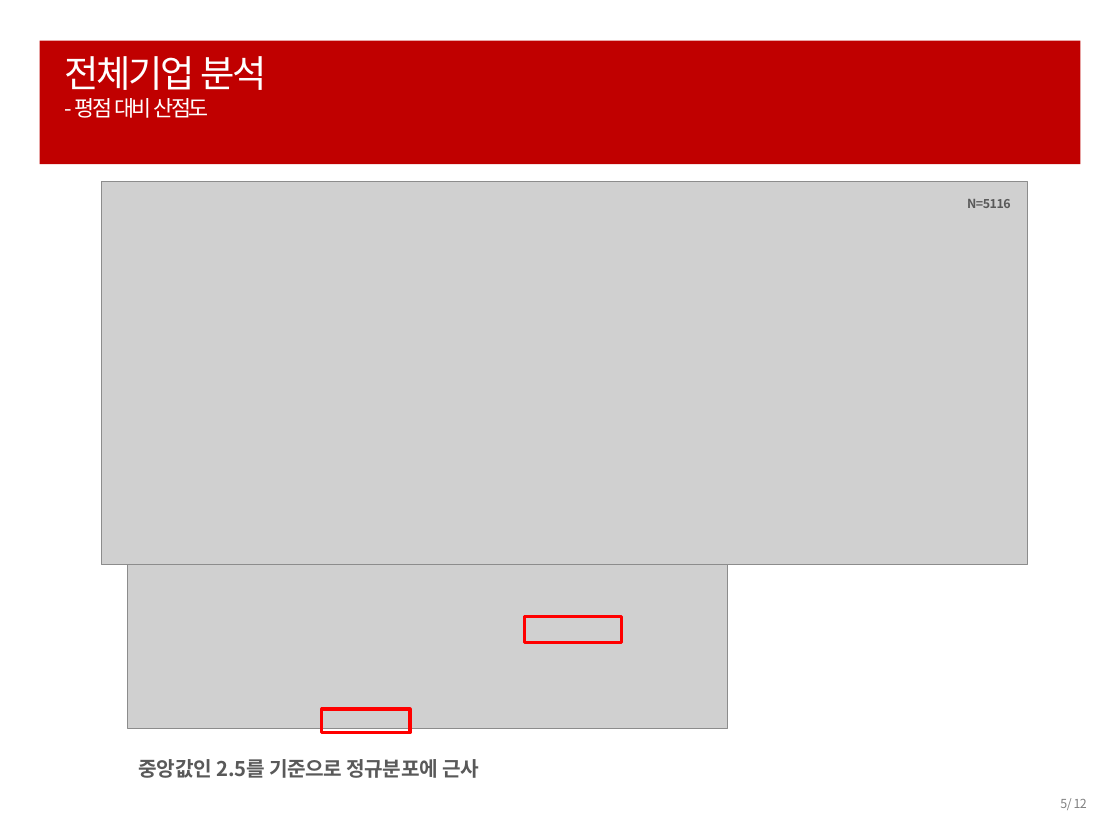
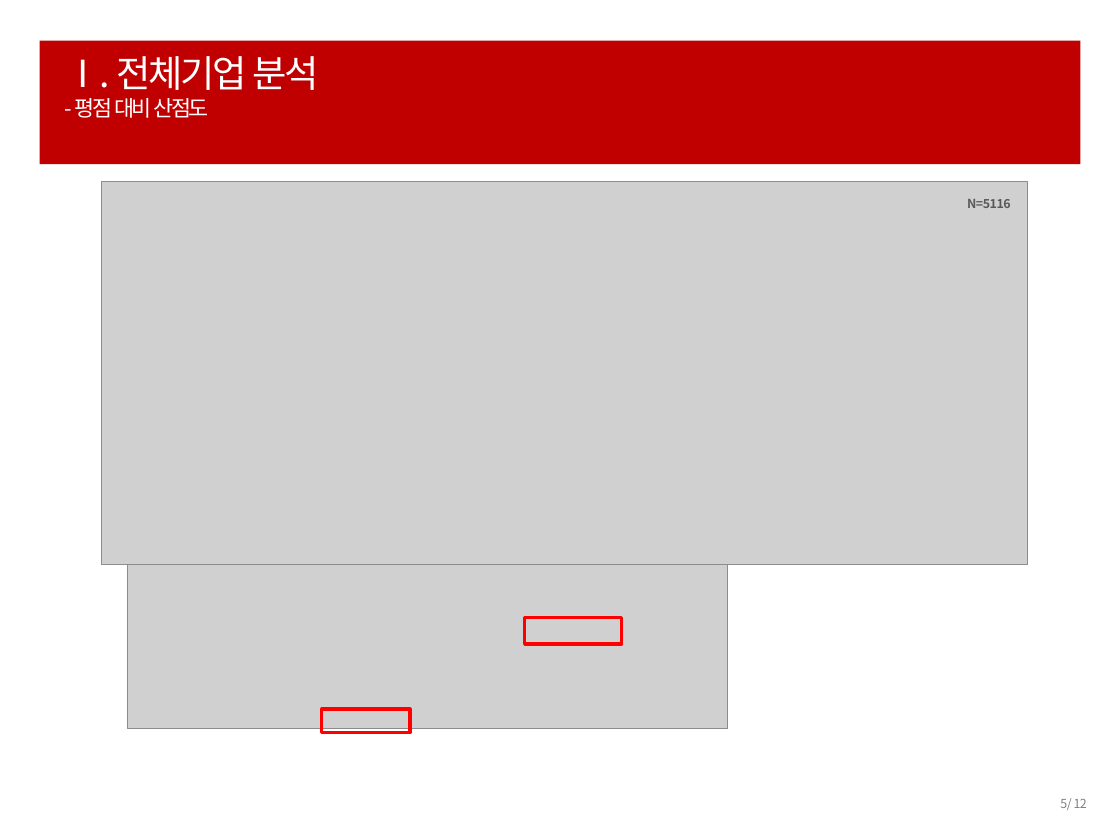
Before and after one commit to ParkHwan/R-studio, a slide deck: slide 5 of project/발표용(이경재) ppt.pptx. Drawn at 1120x840 pixels with LibreOffice and Linux fonts; fonts in the diff are those of the drawing; grey boxes stand for pictures. Boxes give left, top, right and bottom in pixels: in the first picture for what was removed or moved away, otherwise in the second. Text is boxed around its words. In the diff, an @@ line names an element or a change of style, - is before the commit and + after.

```diff
--- a/project/발표용(이경재) ppt.pptx
+++ b/project/발표용(이경재) ppt.pptx
@@ title at (65, 56, 318, 118): text changed; size 14 to 24 pt @@
-전체기업 분석
-- 평점 대비 산점도
+Ⅰ. 전체기업 분석
+- 평점 대비 산점도
@@ text removed at (139, 759, 479, 778) @@
-중앙값인 2.5를 기준으로 정규분포에 근사
```
Also in this commit, not shown: 5 other slides changed, 2 slides added, 8 slides removed.
